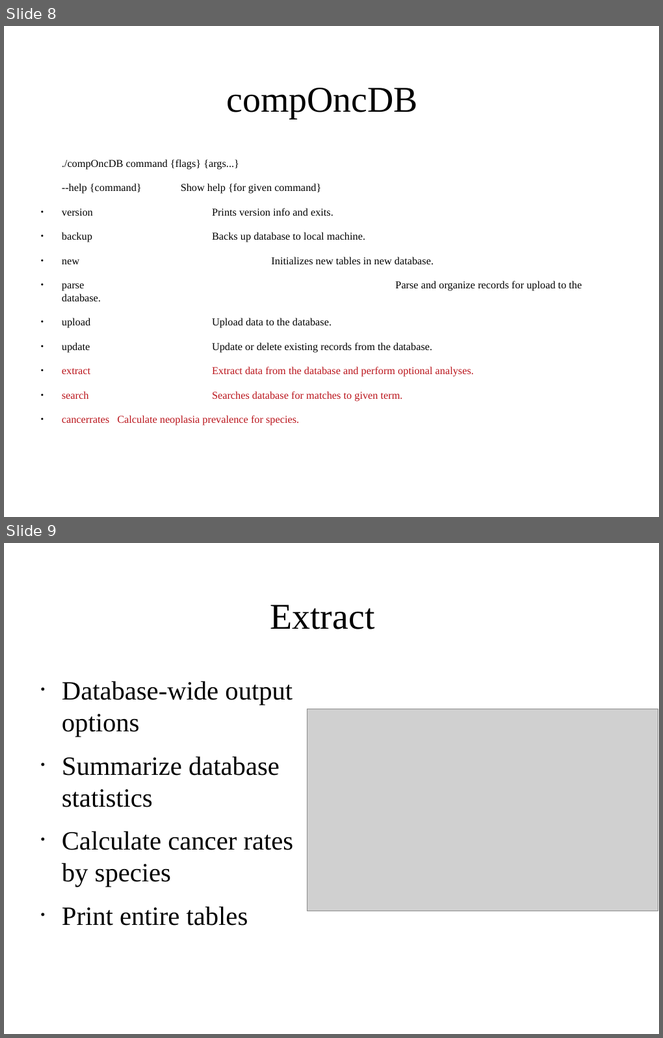
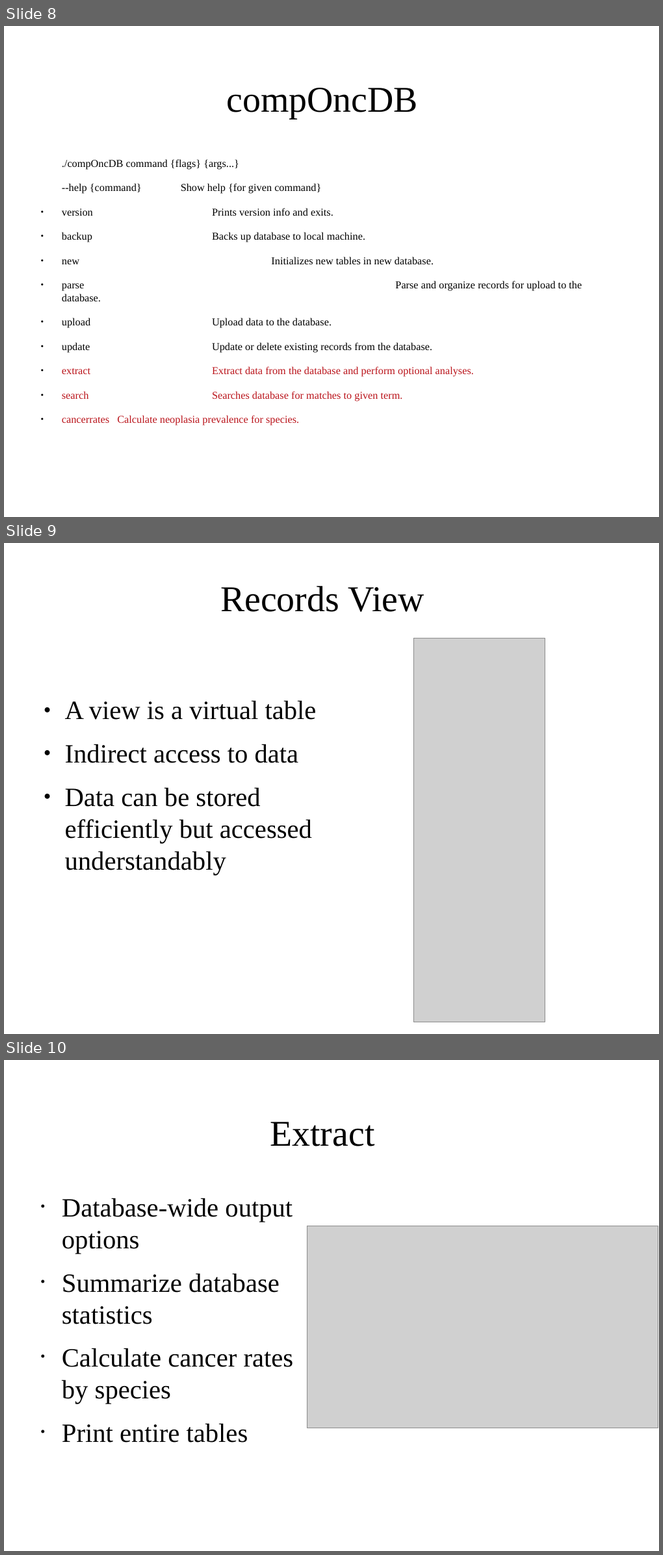
Before and after one commit to icwells/compOncDB, a slide deck: utils/databasePresentation.odp. Shown one above the other, each under a label of ours: slides 8 and 9 before the commit, slides 8, 9 and 10 after it. The pictures are 663x1038 and 663x1555 pixels, drawn with LibreOffice and Linux fonts; fonts in the diff are those of the drawing; grey boxes stand for pictures; background and template pictures are left out. Boxes give left, top, right and bottom in pixels: in the first picture for what was removed or moved away, otherwise in the second. Text is boxed around its words. In the diff, an @@ line names an element or a change of style, - is before the commit and + after.

```diff
--- a/utils/databasePresentation.odp
+++ b/utils/databasePresentation.odp
@@ slide 9 added at (x1=4, y1=543, x2=659, y2=1034), background picture (left out) @@
@@ title added at (x1=220, y1=586, x2=425, y2=612), 44 pt, text #000000 @@
+Records View
@@ picture added at (x1=414, y1=638, x2=545, y2=1022) @@
@@ text added at (x1=65, y1=700, x2=317, y2=875), 32 pt, text #000000 @@
+● A view is a virtual table
+● Indirect access to data
+● Data can be stored efficiently but accessed understandably
@@ what was slide 9 is now slide 10 @@
```
Also in this commit, not shown: 5 slides changed, 1 other file.
